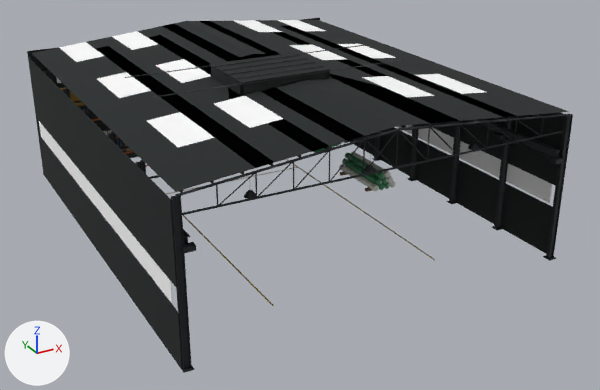
The glTF model public/models/workshop.glb, before and after one commit.
Before and after are seen from a 50 mm lens placed at (-29.5, -55.8, 30.4), pointed at (1.2, 0.1, 2.4). Every picture has the same lights, and +X, +Y and +Z are marked at lower left. The older version comes first. Where no turn or scale is listed for an object, it has been applied to the vertices. Vertices at exactly the same position are counted once.

Before the edit, the objects in view are built like this:
```python
me_mesh_0 = bpy.data.meshes.new('Mesh_0')
me_mesh_0.from_pydata(...)  # 165 vertices, 236 faces; spans x 0.0..30.7, y -36.4..0.0, z 0.0..13.6
me_mesh_0.materials.append(mat_ws_clad)
# before: 126 (0.0, -36.4, 4.0) at pixel (177, 313), 127 (0.0, -0.3, 4.0) at pixel (38, 135), 129 (0.1, -0.3, 4.0) at pixel (39, 135), 131 (0.1, -36.4, 4.0) at pixel (179, 313), 133 (0.0, -36.4, 5.8) at pixel (176, 287)
# before: 136 (0.0, -0.3, 5.8) at pixel (36, 117), 138 (0.1, -0.3, 5.8) at pixel (37, 117), 140 (0.1, -36.4, 5.8) at pixel (177, 287)
me_mesh_6 = bpy.data.meshes.new('Mesh_6')
me_mesh_6.from_pydata(...)  # 24 vertices, 36 faces; spans x 0.0..30.7, y -35.3..-0.1, z 4.2..10.1
me_mesh_6.materials.append(mat_ws_glow_window)  # white #ffffff
me_mesh_7 = bpy.data.meshes.new('Mesh_7')
me_mesh_7.from_pydata(...)  # a box spanning x 6026.0..7678.0, y -10825.0..-8236.0, z 0.0..45.0; a box spanning x 6026.0..7678.0, y -8674.0..-8647.0, z 45.0..80.0; a box spanning x 6026.0..7678.0, y -9254.0..-9227.0, z 45.0..80.0; a box spanning x 6026.0..7678.0, y -9834.0..-9807.0, z 45.0..80.0; a box spanning x 6026.0..7678.0, y -10415.0..-10388.0, z 45.0..80.0
me_mesh_7.materials.append(mat_ws_clad)
me_mesh_9 = bpy.data.meshes.new('Mesh_9')
me_mesh_9.from_pydata(...)  # 4426 vertices, 8164 faces; spans x 0.0..30.7, y -36.7..0.0, z 0.0..13.6
me_mesh_9.materials.append(mat_ws_steel)
ob_mesh_0 = bpy.data.objects.new('Mesh_0', me_mesh_0)
ob_mesh_0.location = (-15.35, 21.35, 0.0)
ob_mesh_6 = bpy.data.objects.new('Mesh_6', me_mesh_6)
ob_mesh_6.location = (-15.35, 21.35, 0.0)
ob_mesh_7 = bpy.data.objects.new('Mesh_7', me_mesh_7)
ob_mesh_7.parent = ob_ws_hatch_l
ob_mesh_7.location = (-15.35, 21.35, 0.0)
ob_mesh_7.scale = (0.00224, 0.00224, 0.00224)
ob_mesh_7_001 = bpy.data.objects.new('Mesh_7.001', me_mesh_7)
ob_mesh_7_001.parent = ob_ws_hatch_r
ob_mesh_7_001.location = (-15.35, 21.35, 0.0)
ob_mesh_7_001.scale = (0.00224, 0.00224, 0.00224)
ob_mesh_9 = bpy.data.objects.new('Mesh_9', me_mesh_9)
ob_mesh_9.location = (-15.35, 21.35, 0.0)
# also in view: 'Mesh_5' at (0.0, 6.0, 12.4); 'Mesh_3' at (12.1, 10.0, 1.7)
```
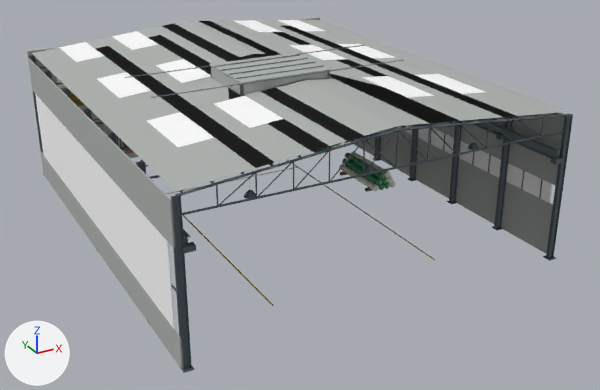
The change, as a diff of the scene's bpy script:
```diff
--- a/public/models/workshop.glb.py
+++ b/public/models/workshop.glb.py
@@ me_mesh_0 @@
 me_mesh_0.from_pydata(...)  # 165 vertices, 236 faces; spans x 0.0..30.7, y -36.4..0.0, z 0.0..13.6
 # used by ob_mesh_0; location = (-15.35, 21.35, 0.0)
+# me_mesh_0 part 1
+for i in [126, 127, 129, 131]: me_mesh_0.vertices[i].co += Vector((0.0, 0.0, -1.6))
+for i in [133, 136, 138, 140]: me_mesh_0.vertices[i].co += Vector((0.0, 0.0, 2.6))
+# me_mesh_0 part 2: 236 faces centred in x 0.0..30.7, y -36.4..0.0, z 0.0..13.6 are repainted in the vertex colours; the middle colour goes from black #1c2222 to grey #b4b8b5
 me_mesh_0.materials.append(mat_ws_clad)
@@ me_mesh_7 @@
 me_mesh_7.from_pydata(...)  # 40 vertices, 60 faces; spans x 6026.0..7678.0, y -10825.0..-8236.0, z 0.0..80.0
 # used by ob_mesh_7; parent = ob_ws_hatch_l; location = (-15.35, 21.35, 0.0); scale = (0.00224, 0.00224, 0.00224)
+# me_mesh_7 part 3: 48 faces centred in x 6026.0..7678.0, y -10415.0..-8647.0, z 45.0..80.0 are repainted in the vertex colours; the middle colour goes from dark grey #3b3d40 to grey #76838b
+# me_mesh_7 part 4: 12 faces centred in x 6026.0..7678.0, y -10825.0..-8236.0, z 0.0..45.0 are repainted in the vertex colours; the middle colour goes from black #1c2222 to grey #b4b8b5
 me_mesh_7.materials.append(mat_ws_clad)
@@ me_mesh_9 @@
 # used by ob_mesh_9; location = (-15.35, 21.35, 0.0)
-me_mesh_9.from_pydata(...)  # 4426 vertices, 8164 faces; spans x 0.0..30.7, y -36.7..0.0, z 0.0..13.6
+me_mesh_9.from_pydata(...)  # 4626 vertices, 8464 faces; spans x 0.0..30.7, y -36.7..0.0, z 0.0..13.6
+# me_mesh_9 part 5: a new loose piece, a box spanning x 0.03..0.17, y -0.44..-0.26, z 2.35..8.45, in mat_ws_steel
+# me_mesh_9 part 6: a new loose piece, a box spanning x 0.03..0.17, y -36.44..-36.26, z 2.35..8.45, in mat_ws_steel
+# me_mesh_9 part 7: the loose piece of 8 vertices spanning x 0.0..0.2, y -36.4..-36.3, z 4.2..5.8 is moved by (30.5, 16.0, 0.0)
+# me_mesh_9 part 8: 16 vertices added at x 30.6, y -34.4..-32.3, z 4.2..5.8
+# me_mesh_9 part 9: 7804 kept faces spanning x 0.0..30.7, y -36.7..0.0, z 0.0..13.6 get new vertex colours; the middle colour goes from dark grey #2a2e32 to greyish blue #5c6870
+# other edits to the shape of me_mesh_9 do not show in these pictures
 me_mesh_9.materials.append(mat_ws_steel)
```

Where the change shows, as pixel boxes (x1, y1, x2, y2) in the pictures (600 x 390 px; the box of a moved part takes in the faces that stretch with it):
'Mesh_0', reshaped, recoloured (black to grey): (27, 18, 569, 370) in both
part 1 of me_mesh_0, moved or reshaped: (28, 59, 183, 370) in both
part 2 of me_mesh_0, recoloured (black to grey): (27, 18, 569, 370) in both
part 3 of me_mesh_7, recoloured (dark grey to grey): (214, 54, 324, 79) in both
part 4 of me_mesh_7, recoloured (black to grey): (210, 53, 330, 84) in both
part 5 of me_mesh_9, added: after (33, 92, 43, 152)
part 6 of me_mesh_9, added: after (173, 247, 183, 338)
part 7 of me_mesh_9, moved or reshaped: before (176, 286, 180, 312); after (430, 129, 431, 144)
part 8 of me_mesh_9, added: after (521, 171, 543, 199)
part 9 of me_mesh_9, recoloured: (29, 45, 573, 373) in both
